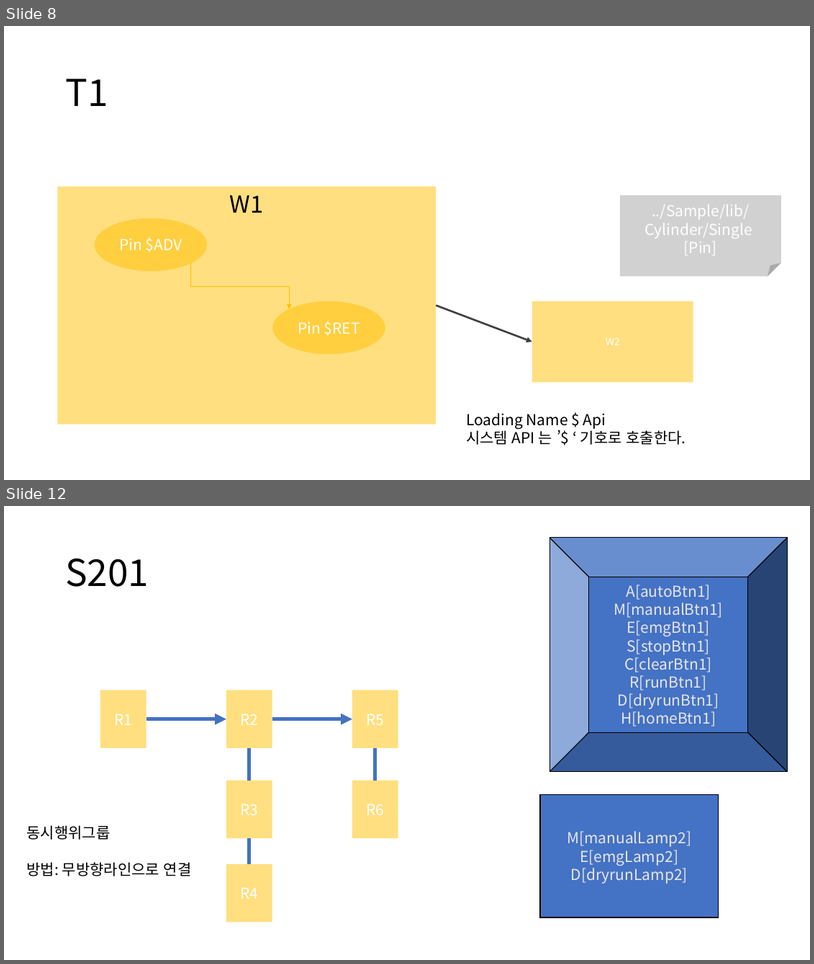
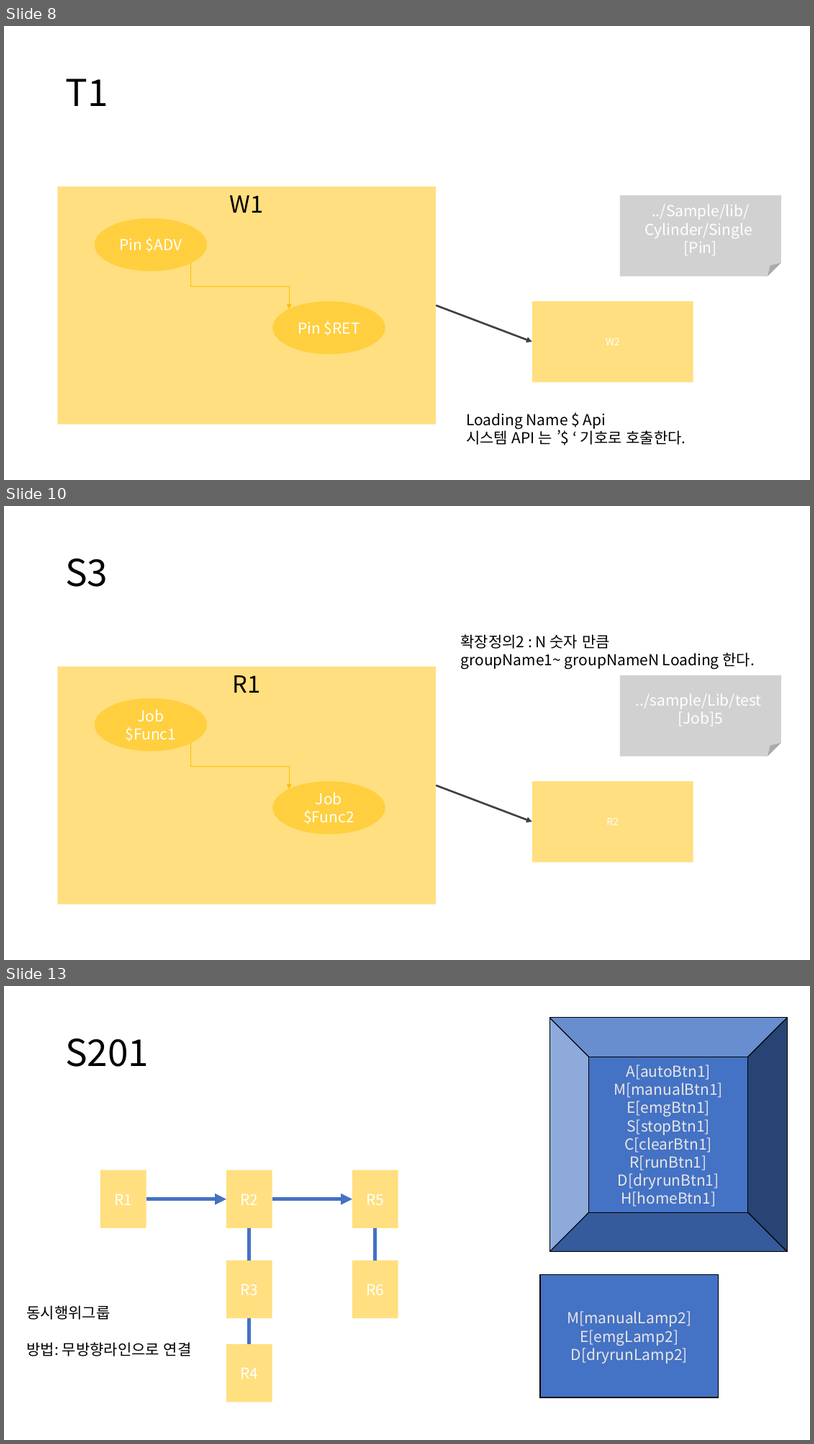
Before and after one commit to DualsoftDev/ds, a slide deck: DsDotNet/src/UnitTest/UnitTest.Engine/ImportOffice/Sample/s.pptx. Shown one above the other, each under a label of ours: slides 8 and 12 before the commit, slides 8, 10 and 13 after it; the slides between them are not shown. The pictures are 814x964 and 814x1444 pixels, drawn with LibreOffice and Linux fonts; fonts in the diff are those of the drawing. Boxes give left, top, right and bottom in pixels: in the first picture for what was removed or moved away, otherwise in the second. Text is boxed around its words. In the diff, an @@ line names an element or a change of style, - is before the commit and + after.

```diff
--- a/DsDotNet/src/UnitTest/UnitTest.Engine/ImportOffice/Sample/s.pptx
+++ b/DsDotNet/src/UnitTest/UnitTest.Engine/ImportOffice/Sample/s.pptx
@@ slide 10 added at box(4, 506, 810, 960), background #FFFFFF @@
@@ title added at box(65, 558, 108, 587), 44 pt, text #000000 @@
+S3
@@ text added at box(461, 634, 755, 669), 18 pt, text #000000 @@
+확장정의2 : N 숫자 만큼
+groupName1~ groupNameN Loading 한다.
@@ folded corner added at box(620, 675, 782, 757), fill #A5A5A5 at 50% opacity, 18 pt, text #FFFFFF @@
+../sample/Lib/test
+[Job]5
@@ group added at box(58, 667, 437, 904): 2 ellipses, 1 rectangle, 1 elbow arrow @@
+R1
+Job $Func1
+Job $Func2
@@ arrow added from (437, 785) to (532, 822), #404040 2.25 pt @@
@@ rectangle added at box(532, 781, 694, 862), fill #FFC000 at 50% opacity, 12 pt, text #FFFFFF @@
+R2
@@ what was slide 12 is now slide 13 @@
```
Also in this commit, not shown: 14 other files.
